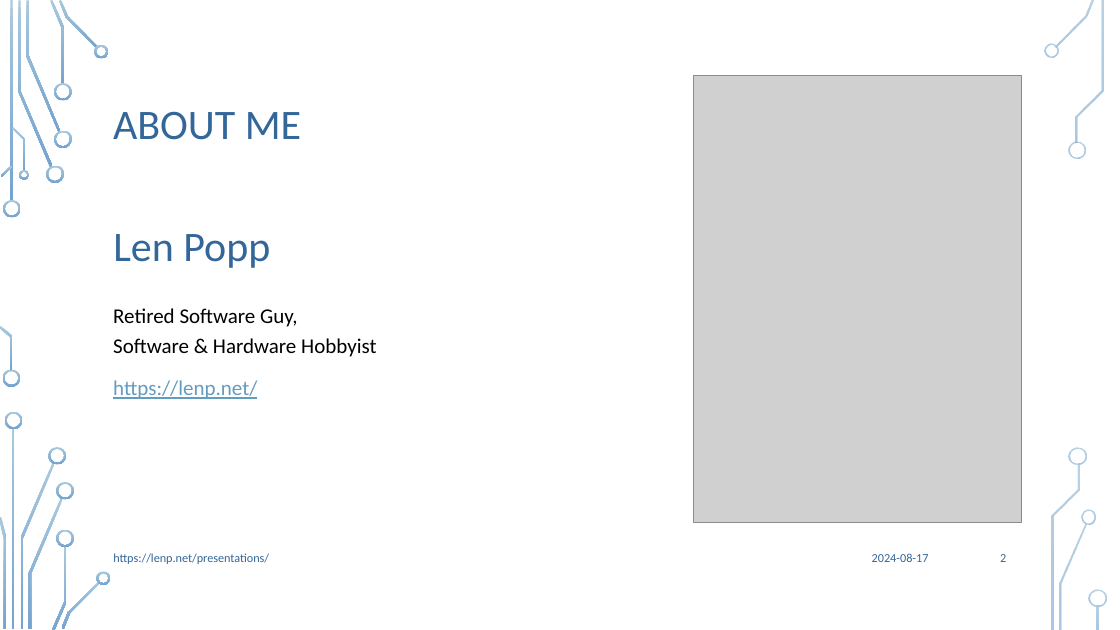
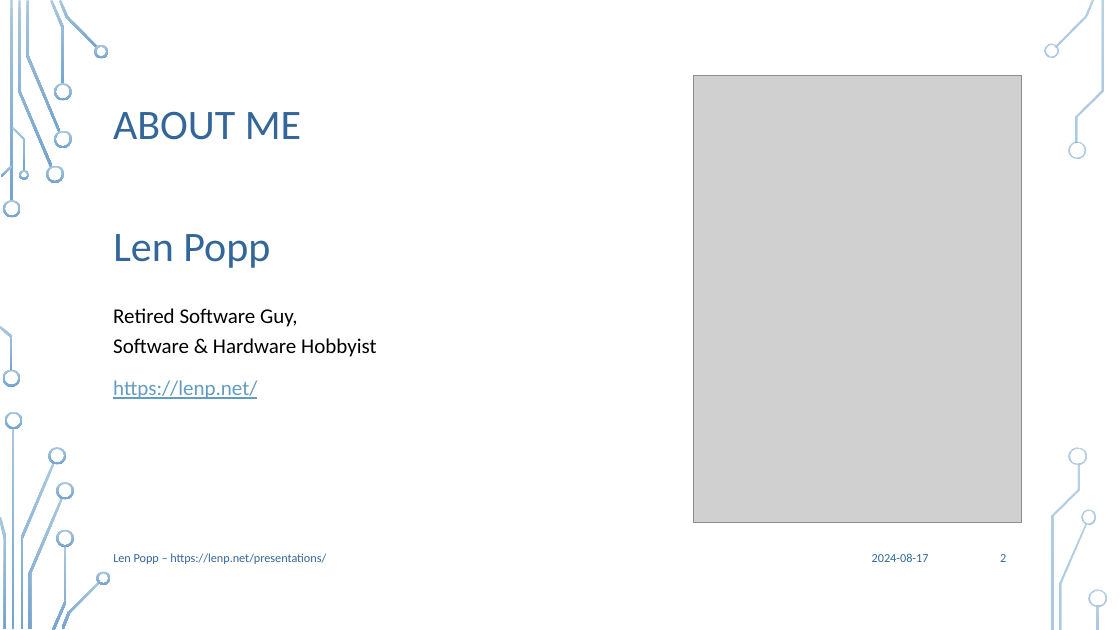
Before and after one commit to Len42/presentations, a slide deck: slide 2 of MakeVersionInfo/MakeVersionInfo.pptx. Drawn at 1120x630 pixels with LibreOffice and Linux fonts; fonts in the diff are those of the drawing; grey boxes stand for pictures; background and template pictures are left out. Boxes give left, top, right and bottom in pixels: in the first picture for what was removed or moved away, otherwise in the second. Text is boxed around its words. In the diff, an @@ line names an element or a change of style, - is before the commit and + after.

Commit message:
change footer text on all slides

```diff
--- a/MakeVersionInfo/MakeVersionInfo.pptx
+++ b/MakeVersionInfo/MakeVersionInfo.pptx
@@ text at <box>113,553,326,564</box>: text changed @@
-https://lenp.net/presentations/
+Len Popp – https://lenp.net/presentations/
```
Also in this commit, not shown: 26 other slides changed, 1 other file.
